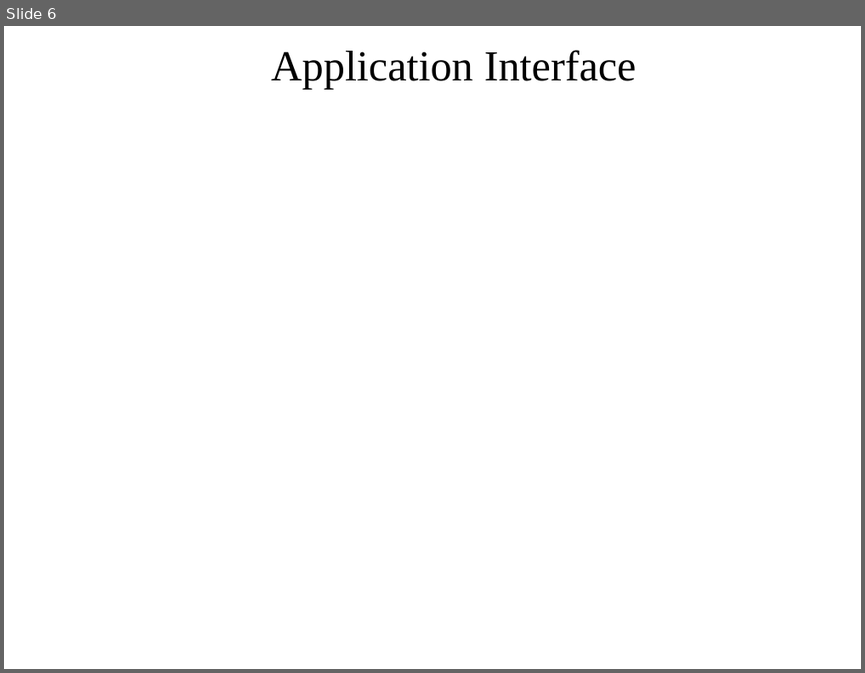
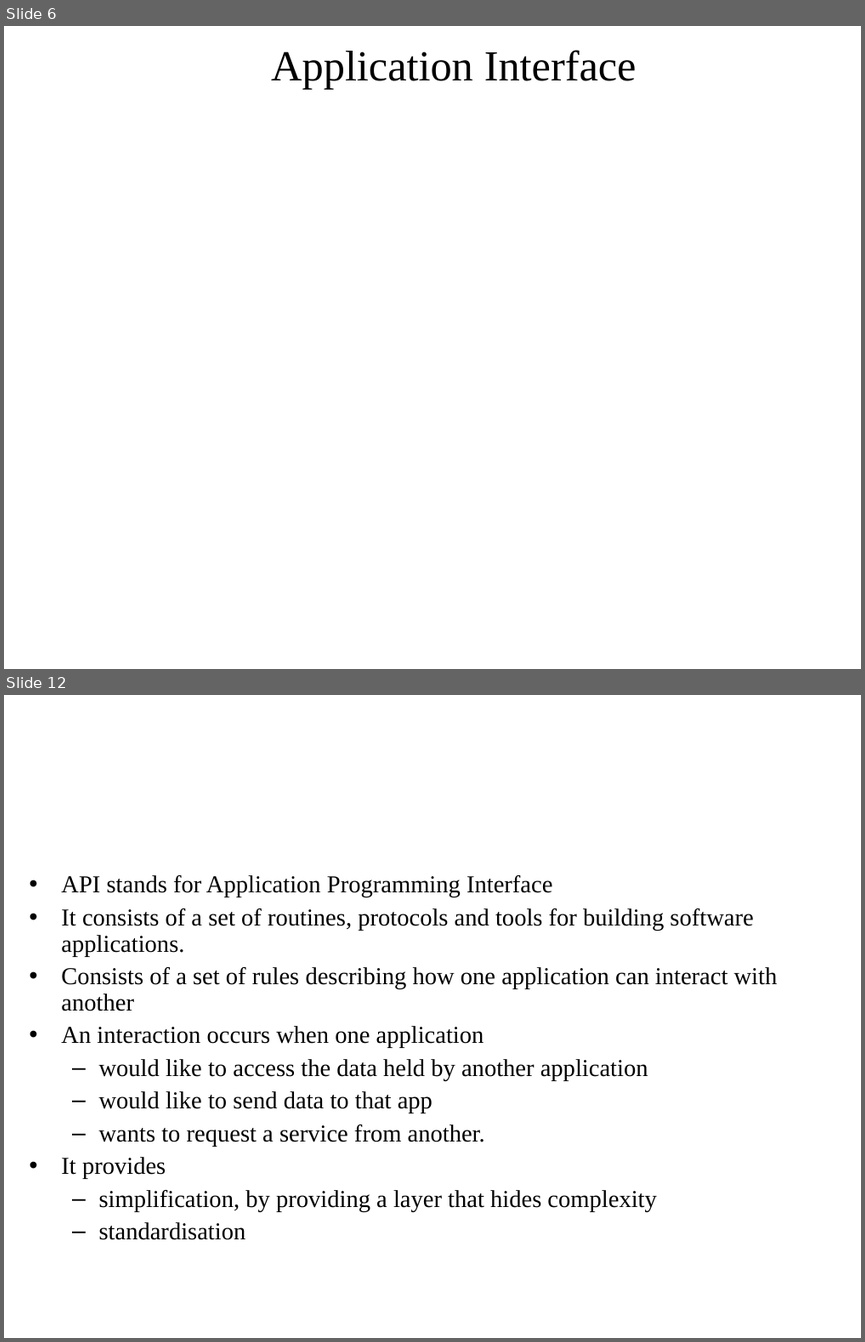
Before and after one commit to AlexSorinDragomir/EmotionalRecogntion, a slide deck: Bachelor's thesis.ppt. Shown one above the other, each under a label of ours: slide 6 before the commit, slides 6 and 12 after it; the slides between them are not shown. The pictures are 865x673 and 865x1342 pixels, drawn with LibreOffice and Linux fonts; fonts in the diff are those of the drawing; background and template pictures are left out. Boxes give left, top, right and bottom in pixels: in the first picture for what was removed or moved away, otherwise in the second. Text is boxed around its words. In the diff, an @@ line names an element or a change of style, - is before the commit and + after.

```diff
--- a/Bachelor's thesis.ppt
+++ b/Bachelor's thesis.ppt
@@ slide 12 added at [4, 695, 861, 1338], background picture (left out) @@
@@ title added at [46, 721, 818, 828], 44 pt, text #FFFFFF @@
+What is an API?
@@ text added at [61, 875, 778, 1240], 20.4 pt, text #000000 @@
+• API stands for Application Programming Interface
+• It consists of a set of routines, protocols and tools for building software applications.
+• Consists of a set of rules describing how one application can interact with another
+• An interaction occurs when one application
+  – would like to access the data held by another application
+  – would like to send data to that app
+  – wants to request a service from another.
+• It provides
+  – simplification, by providing a layer that hides complexity
+  – standardisation
```
Also in this commit, not shown: 3 slides changed, 10 other slides added.
